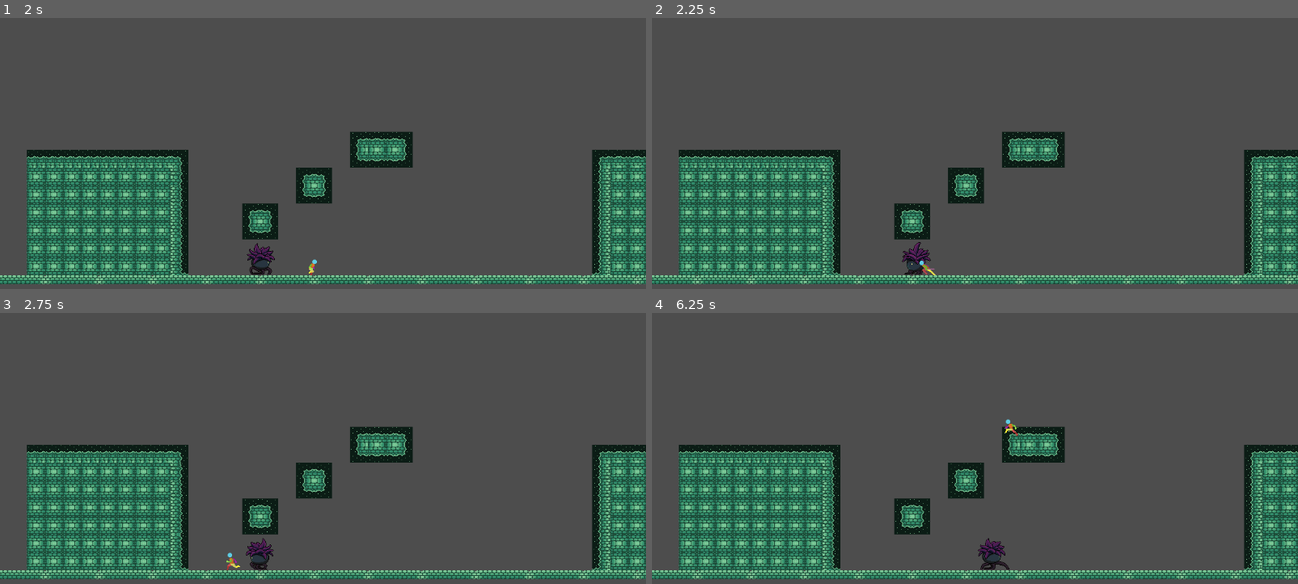
Above: before the commit, frames 1-4 (two rows, left to right).
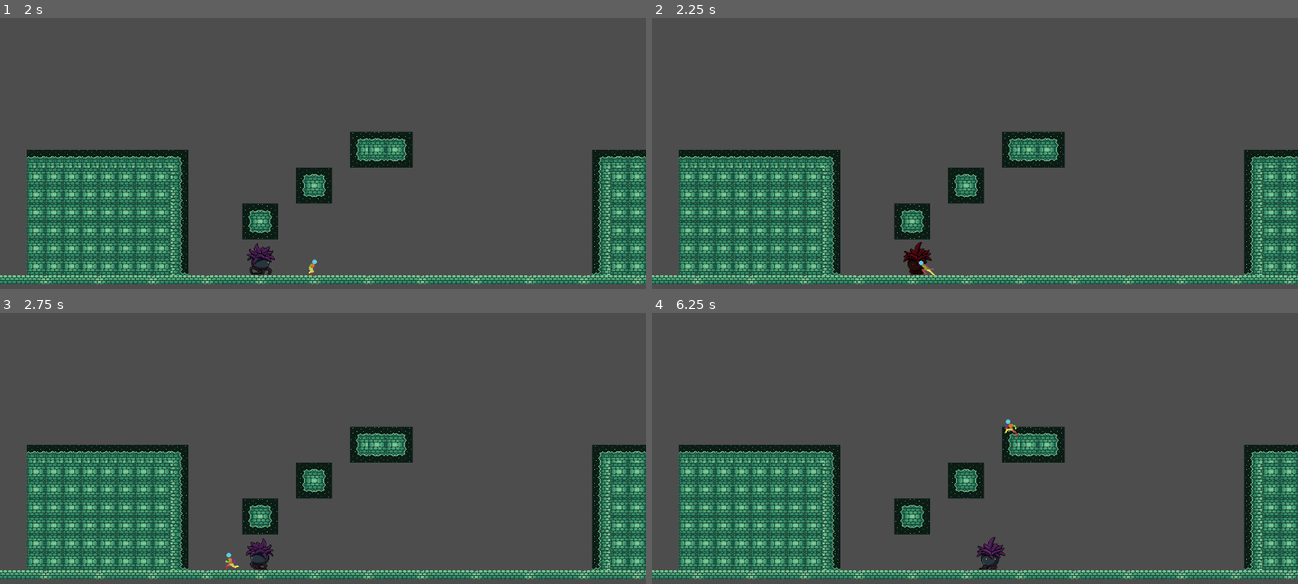
Above: after the commit, the same moments.

Repository: BettiFei/SuI2-04-ProjectFrankenstein
Game: Godot game, scene res://Scenes/playground.tscn
Two runs of this game, one before a commit and one after it. Both use one fixed random seed, a clock stepped at 60 frames per second and the inputs below.
Inputs (mouse positions are in pixels of both pictures, inside the frame that each line leads up to):
- Up to frame 1 (2 s): move the mouse to (465, 123) at 0.52 s; hold Right (move_right) from 0.53 s (still down); right-click (465, 123) at 0.6 s; tap Space (jump) at 0.77, 1.07, 1.52, 1.82 s; click (465, 123) at 0.8 s; move the mouse to (193, 161) at 1.27 s; click (193, 161) at 1.35 s; tap Shift (dash) at 1.55 s
- Up to frame 2 (2.25 s): move the mouse to (1039, 64) at 2.02 s; release Right (move_right) at 2.03 s; hold Left (move_left) from 2.03 s (still down); tap Shift (dash) at 2.1 s
- Up to frame 3 (2.75 s): keep holding Left (move_left); tap Space (jump) at 2.3 s
- Up to frame 4 (6.25 s): move the mouse to (942, 510) at 2.77 s; release Left (move_left) at 2.78 s; hold Right (move_right) 2.78-4.28 s; tap Space (jump) at 2.85, 3.02, 3.32, 3.77, 4.07, 4.52, 4.82, 5.3, 6.02 s; right-click (942, 510) at 3.05 s; move the mouse to (1168, 491) at 3.52 s; right-click (1168, 491) at 3.6 s; click (1168, 491) at 3.8 s; move the mouse to (781, 383) at 4.27 s; hold Left (move_left) 4.28-5.03 s; click (781, 383) at 4.35 s; tap Shift (dash) at 4.55, 5.1 s; move the mouse to (1007, 437) at 5.02 s; hold Right (move_right) 5.03-5.78 s; move the mouse to (878, 348) at 5.77 s; hold Left (move_left) from 5.78 s (still down); right-click (878, 348) at 5.85 s

Frame 1 is identical in both runs. In frame 2, 0.3% of the frame differs, in the area x 38-44%, y 82-95%; in frame 3, less than 0.1%; in frame 4, 0.3%.

Commit message:
New Enemy Setup works yaaay

Diff:
--- a/Scenes/base_enemy.tscn
+++ b/Scenes/base_enemy.tscn
@@ -6,6 +6,7 @@
 [ext_resource type="Texture2D" uid="uid://dhakw5e731q6y" path="res://Assets/Enemies/Plant/Cloud_posion.png" id="3_d1l02"]
 [ext_resource type="Texture2D" uid="uid://rx557b3t73fx" path="res://Assets/Enemies/Plant/Idle.png" id="4_jt7wd"]
 [ext_resource type="Texture2D" uid="uid://78pwl2mvcqjt" path="res://Assets/Enemies/Plant/Walk.png" id="5_6avcw"]
+[ext_resource type="Texture2D" uid="uid://b8t0hkyb3ecli" path="res://Assets/Enemies/Plant/Hurt.png" id="5_d1l02"]
 
 [sub_resource type="AtlasTexture" id="AtlasTexture_ghpjq"]
 atlas = ExtResource("1_trv5a")
@@ -82,6 +83,18 @@
 [sub_resource type="AtlasTexture" id="AtlasTexture_v40ue"]
 atlas = ExtResource("3_d1l02")
 region = Rect2(1024, 0, 128, 128)
+
+[sub_resource type="AtlasTexture" id="AtlasTexture_jt7wd"]
+atlas = ExtResource("5_d1l02")
+region = Rect2(0, 0, 128, 128)
+
+[sub_resource type="AtlasTexture" id="AtlasTexture_6avcw"]
+atlas = ExtResource("5_d1l02")
+region = Rect2(128, 0, 128, 128)
+
+[sub_resource type="AtlasTexture" id="AtlasTexture_70l7a"]
+atlas = ExtResource("5_d1l02")
+region = Rect2(256, 0, 128, 128)
 
 [sub_resource type="AtlasTexture" id="AtlasTexture_427eo"]
 atlas = ExtResource("4_jt7wd")
@@ -207,6 +220,20 @@
 "loop": false,
 "name": &"die",
 "speed": 8.0
+}, {
+"frames": [{
+"duration": 1.0,
+"texture": SubResource("AtlasTexture_jt7wd")
+}, {
+"duration": 1.0,
+"texture": SubResource("AtlasTexture_6avcw")
+}, {
+"duration": 1.0,
+"texture": SubResource("AtlasTexture_70l7a")
+}],
+"loop": false,
+"name": &"hurt",
+"speed": 5.0
 }, {
 "frames": [{
 "duration": 1.0,
@@ -267,15 +294,19 @@
 [sub_resource type="RectangleShape2D" id="RectangleShape2D_aq7wn"]
 size = Vector2(46, 64)
 
+[sub_resource type="CircleShape2D" id="CircleShape2D_jfnjk"]
+radius = 19.026299
+
 [node name="BaseEnemy" type="CharacterBody2D"]
 script = ExtResource("1_jfnjk")
 
 [node name="AnimatedSprite" type="AnimatedSprite2D" parent="."]
 position = Vector2(1, -64)
 sprite_frames = SubResource("SpriteFrames_70l7a")
-animation = &"attack"
+animation = &"hurt"
 autoplay = "idle"
-frame = 4
+frame = 2
+frame_progress = 1.0
 
 [node name="EnemyCollider" type="CollisionShape2D" parent="."]
 position = Vector2(-1, -17)
@@ -287,3 +318,27 @@
 position = Vector2(41, -32)
 shape = SubResource("RectangleShape2D_aq7wn")
 debug_color = Color(0.90566784, 0.2678384, 0.38101792, 0.41960785)
+
+[node name="AttackCooldown" type="Timer" parent="."]
+process_callback = 0
+wait_time = 5.0
+one_shot = true
+
+[node name="EnemyHitbox" type="Area2D" parent="."]
+
+[node name="CollisionShape2D" type="CollisionShape2D" parent="EnemyHitbox"]
+position = Vector2(0, -17)
+shape = SubResource("CircleShape2D_jfnjk")
+debug_color = Color(0.1943109, 0.6216697, 0.46087265, 0.41960785)
+
+[node name="StaggerTimer" type="Timer" parent="."]
+process_callback = 0
+wait_time = 0.2
+one_shot = true
+
+[connection signal="animation_finished" from="AnimatedSprite" to="." method="_on_animated_sprite_animation_finished"]
+[connection signal="frame_changed" from="AnimatedSprite" to="." method="_on_animated_sprite_frame_changed"]
+[connection signal="body_entered" from="AttackHitbox" to="." method="_on_attack_hitbox_body_entered"]
+[connection signal="timeout" from="AttackCooldown" to="." method="_on_attack_cooldown_timeout"]
+[connection signal="area_entered" from="EnemyHitbox" to="." method="_on_enemy_hitbox_area_entered"]
+[connection signal="timeout" from="StaggerTimer" to="." method="_on_stagger_timer_timeout"]
--- a/Scripts/base_enemy.gd
+++ b/Scripts/base_enemy.gd
@@ -6,8 +6,13 @@
 @export var hp := 50
 @export var movement_speed := 50.0
 @export var attack_dmg := 20
+@export var attack_start_frame := 4
+@export var attack_end_frame := 6
+@export var attack_cooldown_time := 0.8
+@export var invulnerable_while_attacking := false
 @export var trigger_distance := 200.0
 @export var attack_range := 40.0
+@export var staggered_time := 0.2
 
 
 enum EnemyState {
@@ -19,20 +24,33 @@
 	DIE,
 }
 
+const HURT_COLOR := Color("eb402f")
+const BASE_COLOR := Color(1, 1, 1, 1)
+
 var active_state := EnemyState.IDLE
-var distance_from_player
-var starting_position
-var movement_target
+var distance_from_player : float
+var starting_position : Vector2
+var movement_target : Vector2 # position of target (e.g., player, starting_pos)
+
+var can_attack := true
+var staggered := false
 
 @onready var anim_sprite: AnimatedSprite2D = $AnimatedSprite
+@onready var enemy_hitbox: Area2D = $EnemyHitbox
+@onready var attack_collider: CollisionShape2D = $AttackHitbox/CollisionShape2D
+@onready var attack_cooldown: Timer = $AttackCooldown
+@onready var stagger_timer: Timer = $StaggerTimer
 
 
 
 func _ready() -> void:
 	switch_state(EnemyState.IDLE)
 	starting_position = global_position
-	get_distance_from_player()
-	print(distance_from_player)
+	attack_collider.set_deferred("disabled", true)
+	attack_cooldown.wait_time = attack_cooldown_time
+	stagger_timer.wait_time = staggered_time
+	#get_distance_from_player()
+	#print(distance_from_player)
 
 func _physics_process(delta: float) -> void:
 	get_distance_from_player()
@@ -47,6 +65,12 @@
 	if active_state == new_state:
 		return
 
+	if active_state == EnemyState.HURT and new_state != EnemyState.HURT:
+		anim_sprite.modulate = BASE_COLOR
+
+	if active_state == EnemyState.ATTACK:
+		attack_collider.set_deferred("disabled", true)
+
 	active_state = new_state
 
 	match active_state:
@@ -62,26 +86,39 @@
 			print("Switched to RETURN state.")
 
 		EnemyState.ATTACK:
-			print("Switched to ATTACK state.")
+			if not can_attack:
+				switch_state(previous_state)
+				return
+			#await get_tree().create_timer(0.5).timeout
+			anim_sprite.play("attack")
 
 		EnemyState.HURT:
-			print("Switched to HURT state.")
+			anim_sprite.modulate = HURT_COLOR
+			print("Enemy hit. Enemy hp now at: ", str(hp))
+			anim_sprite.play("hurt")
+			staggered = true
+			stagger_timer.start()
 
 		EnemyState.DIE:
-			print("Switched to DIE state.")
+			print("Enemy dead.")
+			anim_sprite.play("die")
 
 func process_state(delta: float) -> void:
 	match active_state:
 
 		EnemyState.IDLE:
 			if distance_from_player <= trigger_distance:
-				switch_state(EnemyState.CHASE)
+				if can_attack or distance_from_player > attack_range:
+					switch_state(EnemyState.CHASE)
 
 		EnemyState.CHASE:
 			movement_target = player.global_position
 			handle_movement()
 			if distance_from_player <= attack_range:
-				switch_state(EnemyState.ATTACK)
+				if can_attack:
+					switch_state(EnemyState.ATTACK)
+				else:
+					switch_state(EnemyState.IDLE)
 			elif distance_from_player > trigger_distance and absf(global_position.x - starting_position.x) > 2.0:
 				switch_state(EnemyState.RETURN)
 
@@ -90,21 +127,23 @@
 			handle_movement()
 			if absf(global_position.x - starting_position.x) < 2.0:
 				switch_state(EnemyState.IDLE)
+			elif distance_from_player <= trigger_distance:
+				switch_state(EnemyState.CHASE)
 
 		EnemyState.ATTACK:
 			velocity.x = 0
-			anim_sprite.play("attack")
 			if distance_from_player > attack_range:
 				switch_state(EnemyState.CHASE)
 			elif distance_from_player > trigger_distance:
-				#return to starting_position
+				switch_state(EnemyState.RETURN)
+
+		EnemyState.HURT:
+			velocity.x = 0
+			if not staggered:
 				switch_state(EnemyState.IDLE)
 
-		EnemyState.HURT:
-			print("Processing HURT state.")
-
 		EnemyState.DIE:
-			print("Processing DIE state.")
+			velocity.x = 0
 
 
 # -- SUPPORTING FUNCTIONS --
@@ -122,10 +161,59 @@
 		return -1.0
 
 func set_facing_direction(direction) -> void:
-	anim_sprite.flip_h = direction < 0
+	if direction:
+		anim_sprite.flip_h = direction < 0
+		attack_collider.position.x = direction * absf(attack_collider.position.x)
 
 func handle_movement():
 	var direction := get_direction_to_target(movement_target)
 	set_facing_direction(direction)
 	velocity.x = direction * movement_speed
 	move_and_slide()
+
+func take_damage(dmg):
+	if active_state == EnemyState.ATTACK and invulnerable_while_attacking:
+		return
+
+	hp -= dmg
+	if hp > 0:
+		switch_state(EnemyState.HURT)
+	elif hp <= 0:
+		switch_state(EnemyState.DIE)
+
+
+# -- HANDLING SIGNALS --
+
+func _on_attack_cooldown_timeout() -> void:
+	can_attack = true
+
+func _on_attack_hitbox_body_entered(body: Node2D) -> void: # have I hit the player?
+	if body.is_in_group("player"):
+		Globals.player_hit.emit(attack_dmg)
+		can_attack = false
+		attack_cooldown.start()
+
+func _on_animated_sprite_frame_changed() -> void:
+	if active_state != EnemyState.ATTACK:
+		return
+
+	if anim_sprite.frame == attack_start_frame:
+		attack_collider.set_deferred("disabled", false)
+	elif anim_sprite.frame == attack_end_frame:
+		attack_collider.set_deferred("disabled", true)
+
+func _on_animated_sprite_animation_finished() -> void:
+	if anim_sprite.animation == "attack" and active_state == EnemyState.ATTACK:
+		switch_state(EnemyState.IDLE)
+	elif anim_sprite.animation == "die" and active_state == EnemyState.DIE:
+		queue_free()
+
+func _on_enemy_hitbox_area_entered(area: Area2D) -> void: # has the player hit me?
+	if area.is_in_group("player_attack"):
+		if area.is_in_group("light_attack"):
+			take_damage(player.light_attack_damage)
+		elif area.is_in_group("heavy_attack"):
+			take_damage(player.heavy_attack_damage)
+
+func _on_stagger_timer_timeout() -> void:
+	staggered = false
Not shown: 1 places in Scenes/base_enemy.tscn that only renumber resources
